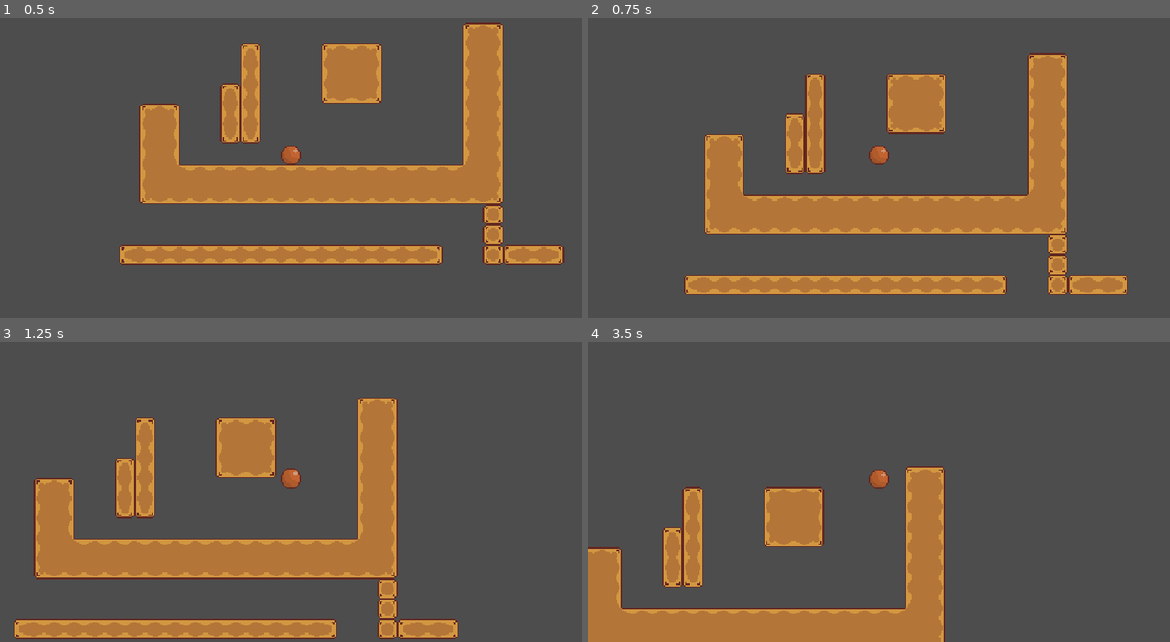
Above: before the commit, frames 1-4 (two rows, left to right).
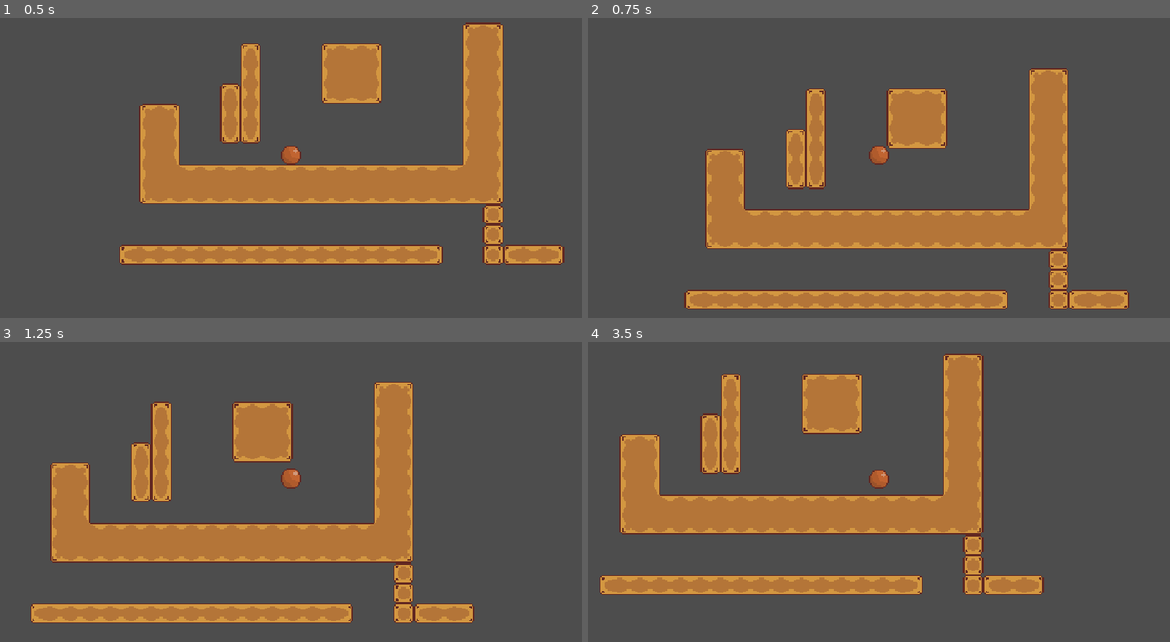
Above: after the commit, the same moments.

Repository: seanlhwi/Haven
Game: Godot game, scene res://game.tscn
The game is run twice, just before and just after one commit, with the same random seed, the same clock (stepped at 60 frames per second) and the same inputs.
Inputs:
- Up to frame 1 (0.5 s): no input
- Up to frame 2 (0.75 s): tap Enter at 0.5 s; hold Right (move_right) from 0.53 s (still down); hold Space (jump) from 0.53 s (still down)
- Up to frame 3 (1.25 s): keep holding Right (move_right); keep holding Space (jump)
- Up to frame 4 (3.5 s): release Space (jump) at 1.28 s; tap Space (jump) at 1.35, 1.52, 1.82, 2.85, 3.02, 3.32 s; release Right (move_right) at 2.03 s; hold Left (move_left) 2.03-2.78 s; hold Space (jump) 2.03-2.78 s; hold Right (move_right) from 2.78 s (still down)

Frame 1 is identical in both runs. In frame 2, 19% of the frame differs, in the area x 16-93%, y 11-98%; in frame 3, 27%; in frame 4, 32%, in the area x 0-79%, y 3-100%.

Commit message:
changed var

Diff:
--- a/Boba/Scenes/player.gd
+++ b/Boba/Scenes/player.gd
@@ -8,7 +8,7 @@
 const AIR_FRIC  = 350    # how quickly you slow down (lower number retains more velocity)
 
 # --- Jumping ---
-const JUMP_VELOCITIES = [-200.0, -280.0, -360.0] # jumps 1, 2, 3
+const JUMP_VELOCITIES = [-260.0, -310.0, -360.0] # jumps 1, 2, 3
 const COMBO_TIMER = 0.10 # time for combo jump after hittin floor
 
 var jump_stage := 0   # counts jump stage
